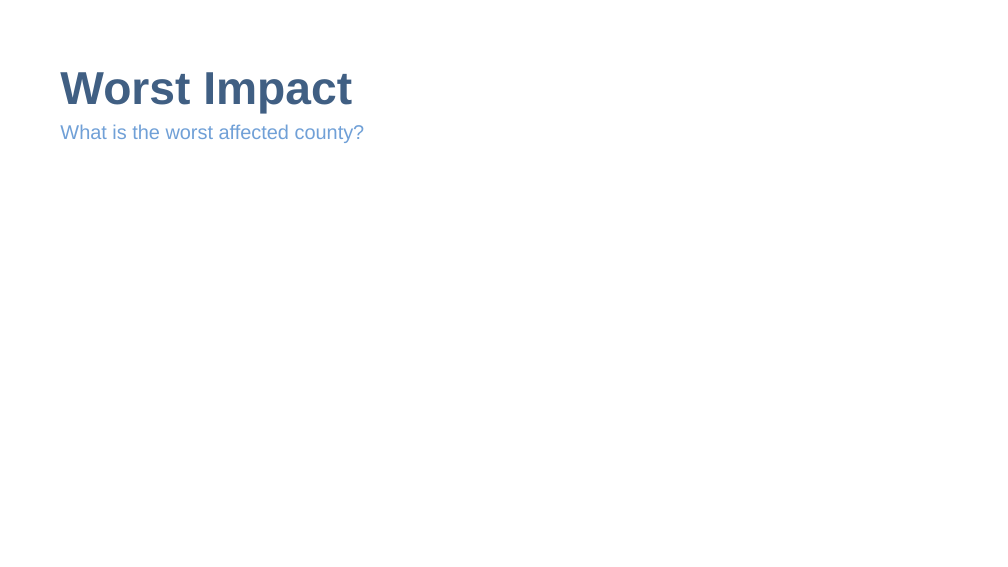
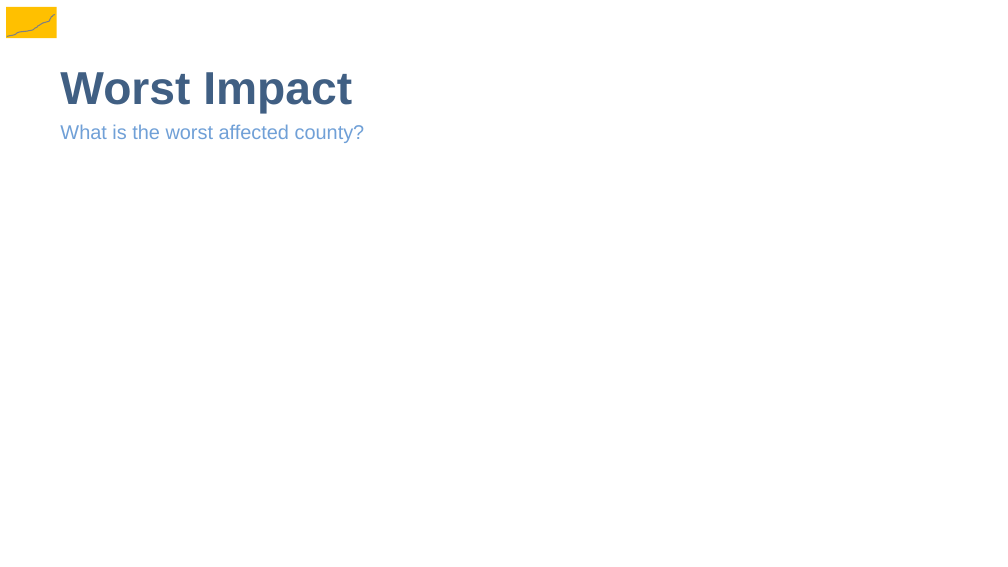
Before and after one commit to speedracer05/Covid_CalFresh, a slide deck: slide 5 of Presentation/Covid_CalFresh_v.01.pptx. Drawn at 1008x567 pixels with LibreOffice and Linux fonts; fonts in the diff are those of the drawing. Boxes give left, top, right and bottom in pixels: in the first picture for what was removed or moved away, otherwise in the second. Text is boxed around its words. In the diff, an @@ line names an element or a change of style, - is before the commit and + after.

Commit message:
update pptx

```diff
--- a/Presentation/Covid_CalFresh_v.01.pptx
+++ b/Presentation/Covid_CalFresh_v.01.pptx
@@ rectangle added at (6, 7, 57, 39), fill #FFC000 @@
@@ freeform shape added at (7, 14, 54, 36), outline #808080 1 pt @@
```
Also in this commit, not shown: 2 other slides changed, 1 slide added, 1 slide removed, 1 other file.
